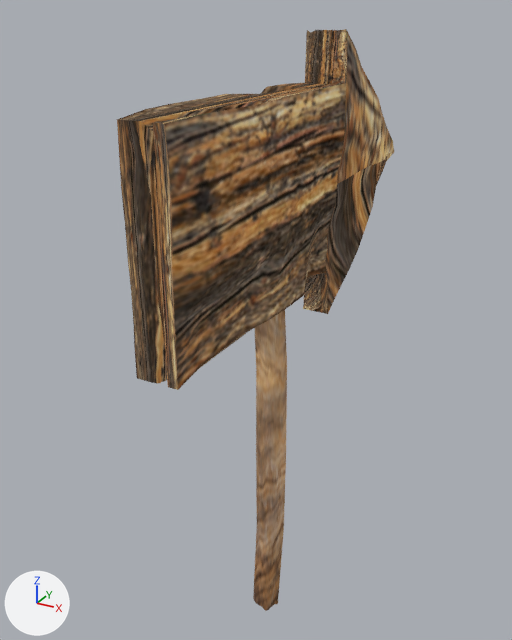
The Blender file Super Racing Galaxy/graphics/blenderFiles/panneau.blend: old version first, new version second.
One viewpoint serves both versions: a camera (50 mm lens) standing at (1.52, -3.97, 0.85) and looking at (-0.21, -0.82, -0.73). Arrows for +X, +Y and +Z are at lower left; the lights stay in place.

The first picture shows 'Fleche'.
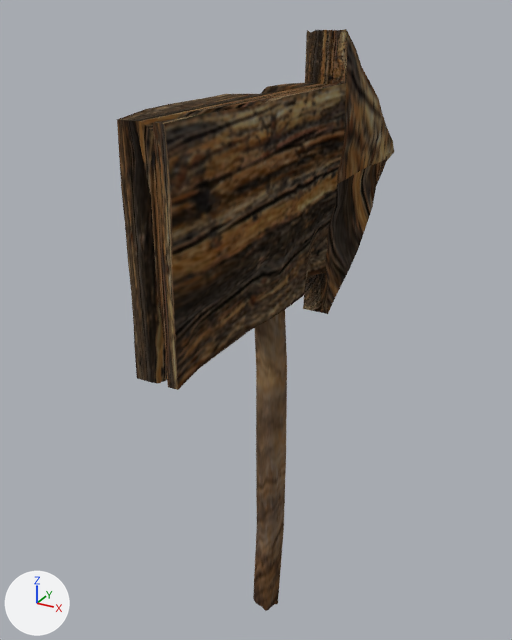
Boxes [x1, y1, x2, y2] around the edits, measured in the pictures (512 x 640 px):
'Fleche', surface changed: [117, 29, 394, 611] in both

Patch to the scene script:
```diff
--- a/Super Racing Galaxy/graphics/blenderFiles/panneau.blend.py
+++ b/Super Racing Galaxy/graphics/blenderFiles/panneau.blend.py
@@ mat_material_001 @@
 n1 = _N.new('ShaderNodeBsdfPrincipled'); n1.name = 'Principled BSDF'
 n1.inputs[13].default_value = 0.0  # 'Specular IOR Level'
-n1.inputs[28].default_value = 1.0  # 'Emission Strength'
 n2 = _N.new('ShaderNodeTexImage'); n2.name = 'Image Texture'
 n2.image = img_panneautexture
-n3 = _N.new('ShaderNodeTexImage'); n3.name = 'Image Texture.002'
-n3.image = img_panneautexture
 _L.new(n1.outputs[0], n0.inputs[0])  # 'BSDF' to 'Surface'
 _L.new(n2.outputs[0], n1.inputs[0])  # 'Color' to 'Base Color'
-_L.new(n3.outputs[0], n1.inputs[27])  # 'Color' to 'Emission Color'
```
